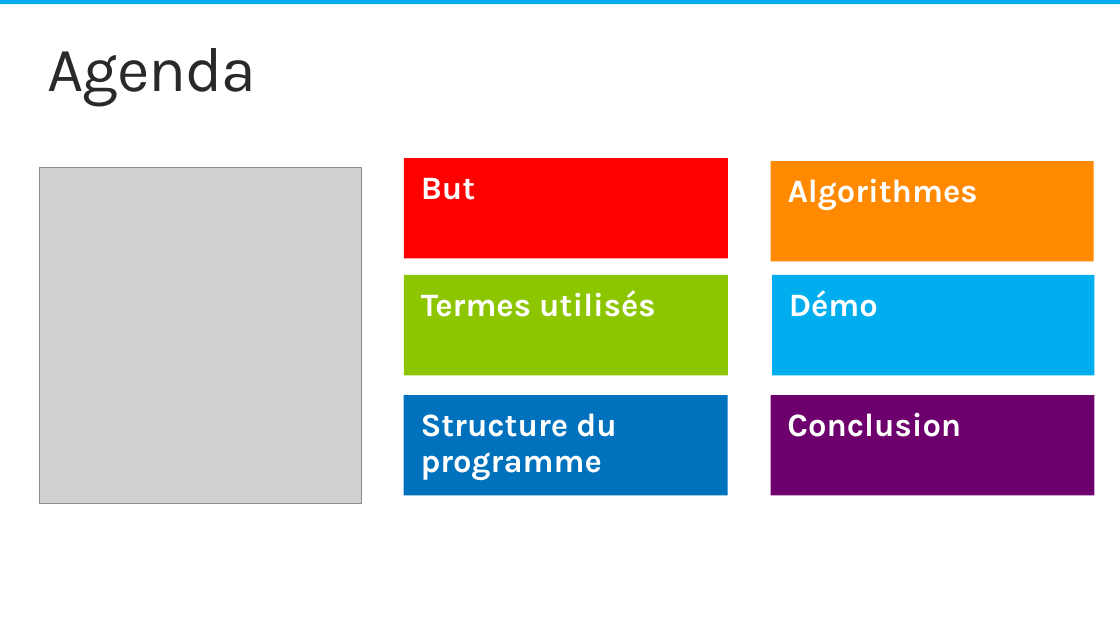
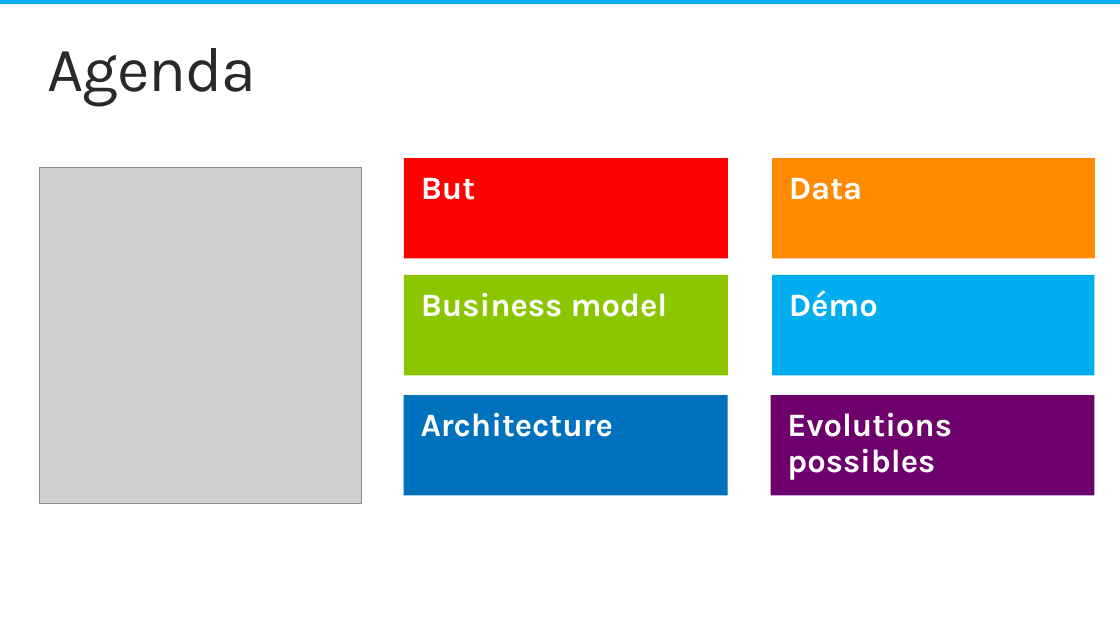
Before and after one commit to Scribers/company-front-end, a slide deck: slide 2 of docs/presentation.pptx. Drawn at 1120x630 pixels with LibreOffice and Linux fonts; fonts in the diff are those of the drawing; grey boxes stand for pictures; background and template pictures are left out. Boxes give left, top, right and bottom in pixels: in the first picture for what was removed or moved away, otherwise in the second. Text is boxed around its words. In the diff, an @@ line names an element or a change of style, - is before the commit and + after.

```diff
--- a/docs/presentation.pptx
+++ b/docs/presentation.pptx
@@ text in rectangle at <box>789,177,862,200</box>: text changed @@
-Algorithmes
+Data
@@ text in rectangle at <box>421,292,668,317</box>: text changed @@
-Termes utilisés
+Business model
@@ text in rectangle at <box>421,412,613,437</box>: text changed @@
-Structure du programme
+Architecture
@@ text in rectangle at <box>787,412,952,480</box>: text changed @@
-Conclusion
+Evolutions possibles
```
Also in this commit, not shown: 2 slides added, 2 slides removed, 4 other files.
